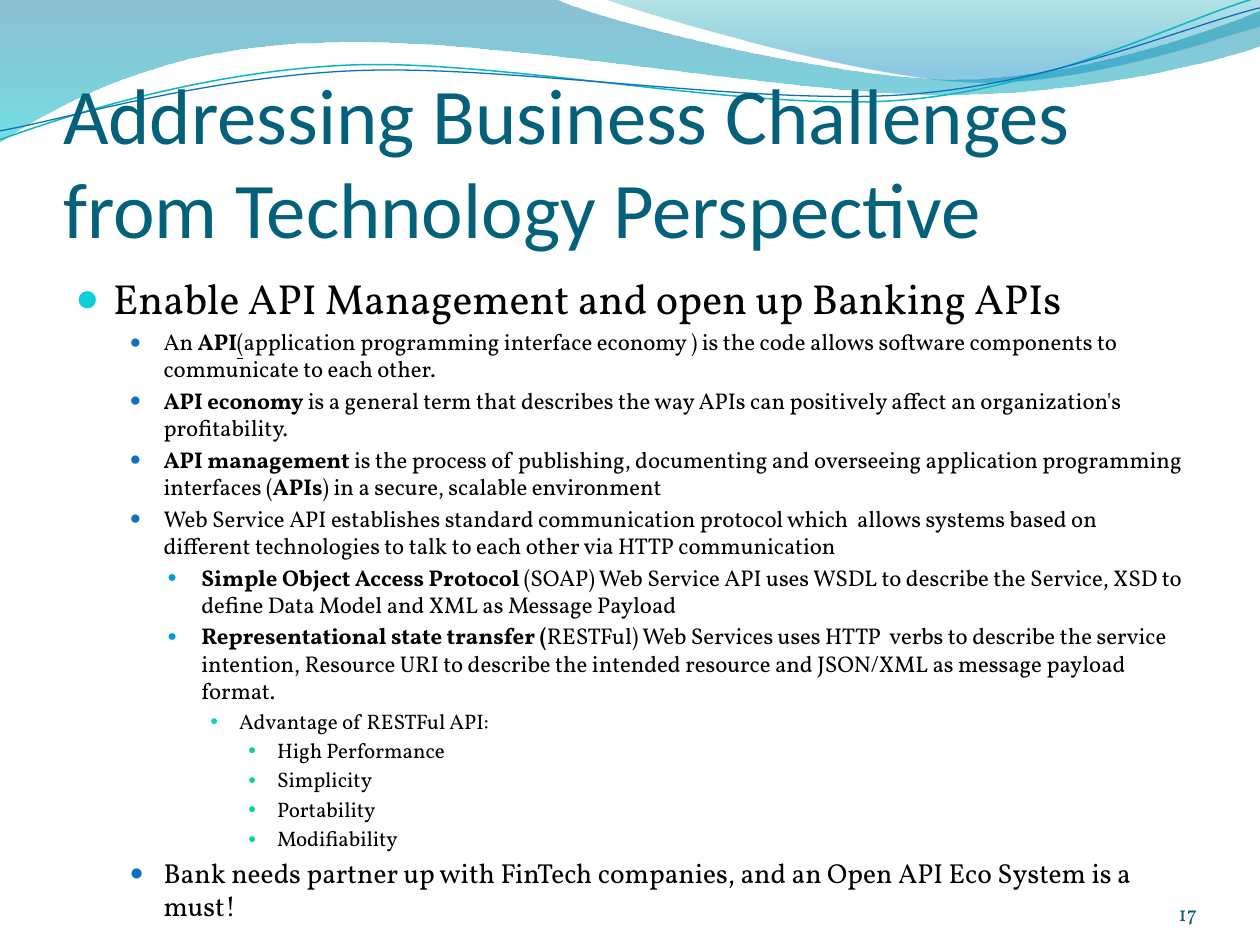
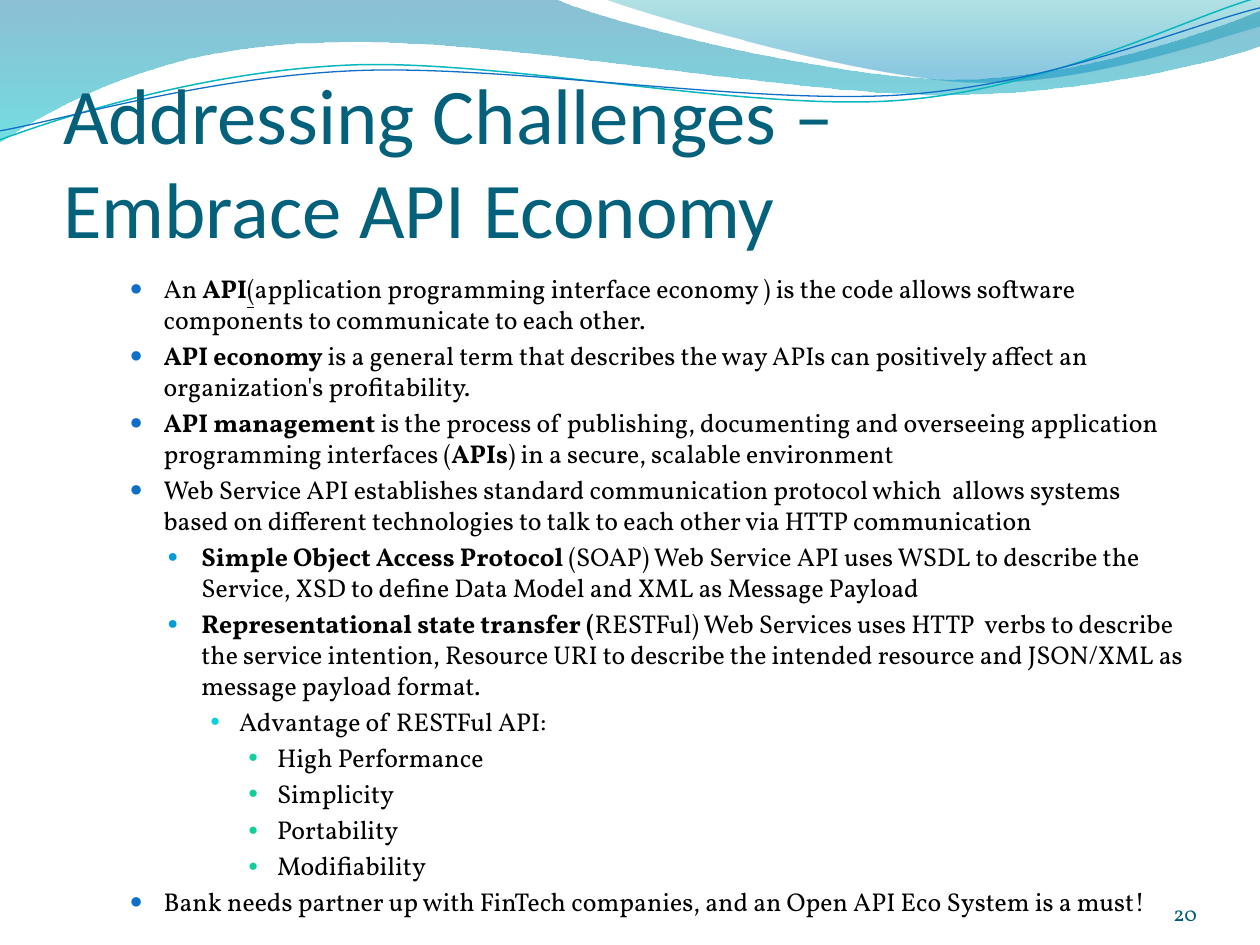
Before and after one commit to ignis01/aws101, a slide deck: slide 20 of cloud101.pptm (slide 17 before the commit). Drawn at 1260x945 pixels with LibreOffice and Linux fonts; fonts in the diff are those of the drawing; background and template pictures are left out. Boxes give left, top, right and bottom in pixels: in the first picture for what was removed or moved away, otherwise in the second. Text is boxed around its words. In the diff, an @@ line names an element or a change of style, - is before the commit and + after.

```diff
--- a/cloud101.pptm
+++ b/cloud101.pptm
@@ title at <box>63,78,777,251</box>: text changed @@
-Addressing Business Challenges from Technology Perspective
+Addressing Challenges –
+Embrace API Economy
@@ text "An API(application programming interface economy ..." at <box>164,279,1183,918</box>: size 12.9 to 14.7 pt in "An API(application programming interface economy ) is ...", "API economy is a general term that ...", "API management is the process of publishing, ...", "Web Service API establishes standard communication protocol ..." and 2 more places; size 12 to 14.7 pt in "Advantage of RESTFul API:", "High Performance", "Simplicity", "Portability" and 1 more places; size 15.7 to 14.7 pt in "Bank needs partner up with FinTech companies, ..." @@
@@ text at <box>113,284,1061,325</box>: paragraph removed @@
-● Enable API Management and open up Banking APIs
@@ page number at <box>1173,910,1197,921</box>: text changed @@
-17
+20
```
Also in this commit, not shown: 13 other slides changed, 9 slides added, 8 other files.
